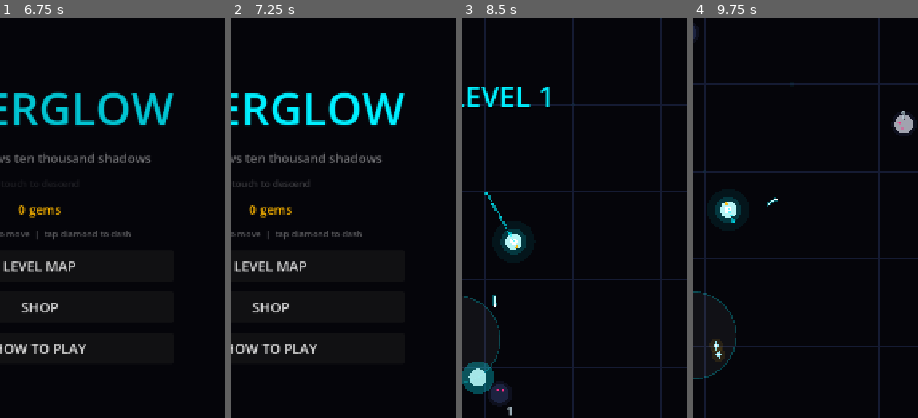
Above: before the commit, frames 1-4 (left to right).
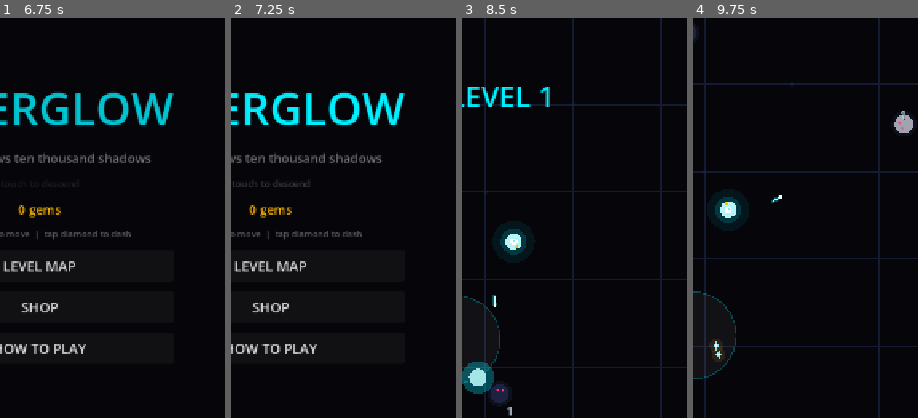
Above: after the commit, the same moments.

Repository: arvanidh/afterglow
Game: Godot game, scene res://scenes/boot.tscn
The game is run twice, just before and just after one commit, with the same random seed, the same clock (stepped at 60 frames per second) and the same inputs.
Inputs (mouse positions are % of the whole screen's width and height, from its top left):
- Up to frame 1 (6.75 s): click "LEVEL MAP" at 0.5 s; click "SHOP" at 1.25 s; click "LEVEL MAP" at 2 s; click "SHOP" at 2.75 s; click "LEVEL MAP" at 3.5 s; click "SHOP" at 4.25 s; click "BACK" at 5 s; click "HOW TO PLAY" at 5.75 s; click "GOT IT" at 6.5 s
- Up to frame 2 (7.25 s): no input
- Up to frame 3 (8.5 s): tap Enter at 7.25 s; move the mouse to (72, 45) at 7.27 s; click (72, 45) at 7.42 s; drag from (30, 55) to (45, 70) at 8.02 s
- Up to frame 4 (9.75 s): move the mouse to (60, 28) at 8.77 s; click (60, 28) at 8.92 s; drag from (45, 70) to (20, 35) at 9.52 s
The pictures show only the part of the screen within x 41-91%, y 25-75%; the shares and areas given below are measured in that part.

Frames 1-2 are identical in both runs. In frame 3, 0.1% of the frame differs, in the area x 9-23%, y 43-56%; in frame 4, less than 0.1%.

Commit message:
v0.0.16: shooting speed fix + more powerups + combo fire rate + new SPEED powerup
- Fix: weapon cooldown resets to 0 on level start (no more slow first shot)
- Fix: overdrive boost given on level clear (shooting stays fast between levels)
- Powerup spawns: 3-7s (was 6-12s) — way more drops during gameplay
- Kill drops: 18% orb chance (was 8%), 6% crate chance (was 3%)
- Combo fire rate bonus: +10% per 5 kills, up to +50% at 25 streak
- New SPEED powerup (green lightning): 5s fire rate boost
- Enhanced dash trail: 48 particles, brighter, larger during dash
- Random orb pool: OVERDRIVE 30%, SHIELD 25%, MAGNET 25%, SPEED 20%

🤖 Generated with Codebuff
Co-Authored-By: Codebuff <noreply@codebuff.com>

Diff:
--- a/game/scenes/actors/player.gd
+++ b/game/scenes/actors/player.gd
@@ -105,6 +105,17 @@
 		var vel := move_dir * SPEED * float(mods["speed_mult"]) + _knockback
 		position += vel * delta
 	_knockback = _knockback.move_toward(Vector2.ZERO, 900.0 * delta)
+	# Enhanced trail during dash — more particles, brighter
+	if dashing:
+		_trail.amount = 48
+		_trail.initial_velocity_max = 40.0
+		_trail.scale_amount_max = 7.0
+		_trail.color = Color(0.0, 0.94, 1.0, 0.85)
+	else:
+		_trail.amount = 32
+		_trail.initial_velocity_max = 22.0
+		_trail.scale_amount_max = 5.0
+		_trail.color = Color(0.0, 0.94, 1.0, 0.6)
 	_trail.emitting = move_dir.length_squared() > 0.01 or dashing
 	queue_redraw()
 
--- a/game/scenes/arena.gd
+++ b/game/scenes/arena.gd
@@ -178,10 +178,10 @@
 	if _spawn_timer <= 0.0 and not _spawn_queue.is_empty():
 		_spawn_timer = clampf(0.55 - level * 0.03, 0.15, 0.55)
 		_spawn_one(_spawn_queue.pop_back())
-	# Periodic random powerup spawn on screen
+	# Periodic random powerup spawn on screen — faster as levels increase
 	_powerup_timer -= delta
 	if _powerup_timer <= 0.0 and not _ending:
-		_powerup_timer = randf_range(6.0, 12.0)
+		_powerup_timer = randf_range(3.0, 7.0)
 		var angle := rng.randf() * TAU
 		var dist := randf_range(200.0, 350.0)
 		var drop_pos := player.global_position + Vector2.from_angle(angle) * dist
@@ -233,6 +233,11 @@
 	_acquire_pickup().spawn(_random_orb_kind(), player.global_position + Vector2.from_angle(rng.randf() * TAU) * 70.0)
 	RunState.add_gems(2)
 	hud.spawn_float(player.global_position, "+2 GEMS", Color(1.0, 0.72, 0.0))
+	# Give overdrive boost so shooting stays fast after level clear
+	apply_overdrive(4.0)
+	# Reset weapon cooldown so first shot fires instantly in new level
+	if weapon != null:
+		weapon._cd = 0.0
 
 
 func remaining_count() -> int:
@@ -409,9 +414,11 @@
 	RunState.run_time += delta if not _ending else 0.0
 	_overdrive_left = maxf(0.0, _overdrive_left - delta)
 	var od := 1.85 if _overdrive_left > 0.0 else 1.0
-	# Always reset rate_scale — prevents drift from overdrive expiry
+	# Combo fire rate bonus: +10% per 5 kills, up to +50% at 25 streak
+	var combo_bonus := 1.0 + clampf(float(streak) / 50.0, 0.0, 0.5)
+	var total_rate := od * combo_bonus
 	if weapon != null:
-		weapon.rate_scale = od
+		weapon.rate_scale = total_rate
 	if _overdrive_left > 0.0:
 		hud.set_powerup("OVERDRIVE %ds" % ceili(_overdrive_left))
 	elif hud.powerup_label.text != "":
@@ -633,14 +640,14 @@
 	elif e.elite:
 		RunState.add_gems(2)
 		hud.spawn_float(e.global_position, "+2 GEMS", Color(1.0, 0.72, 0.0))
-	# drops: elites always pay out; normal shadows rarely
+	# drops: elites always pay out; normal shadows drop more often
 	if e.elite:
-		_acquire_pickup().spawn(Pickup.Kind.CRATE if rng.randf() < 0.35 else _random_orb_kind(), e.global_position)
+		_acquire_pickup().spawn(Pickup.Kind.CRATE if rng.randf() < 0.4 else _random_orb_kind(), e.global_position)
 	else:
 		var r := rng.randf()
-		if r < 0.03:
+		if r < 0.06:
 			_acquire_pickup().spawn(Pickup.Kind.CRATE, e.global_position)
-		elif r < 0.08:
+		elif r < 0.18:
 			_acquire_pickup().spawn(_random_orb_kind(), e.global_position)
 	enemies.erase(e)
 	e.release()
@@ -650,7 +657,15 @@
 
 
 func _random_orb_kind() -> Pickup.Kind:
-	return [Pickup.Kind.OVERDRIVE, Pickup.Kind.SHIELD, Pickup.Kind.MAGNET][rng.randi_range(0, 2)] as Pickup.Kind
+	var roll := rng.randf()
+	if roll < 0.30:
+		return Pickup.Kind.OVERDRIVE
+	elif roll < 0.55:
+		return Pickup.Kind.SHIELD
+	elif roll < 0.80:
+		return Pickup.Kind.MAGNET
+	else:
+		return Pickup.Kind.SPEED
 
 
 func acquire_bolt() -> PulseBolt:
--- a/game/scenes/objects/pickup.gd
+++ b/game/scenes/objects/pickup.gd
@@ -3,7 +3,7 @@
 ## Drops from shadows and level clears. Crates swap your gun; orbs grant a
 ## timed or instant powerup. Walk over to collect.
 
-enum Kind { CRATE, OVERDRIVE, SHIELD, MAGNET }
+enum Kind { CRATE, OVERDRIVE, SHIELD, MAGNET, SPEED }
 
 const LIFE := 20.0
 const COLLECT_RANGE := 26.0
@@ -13,6 +13,7 @@
 	Kind.OVERDRIVE: Color(1.0, 0.18, 0.53),
 	Kind.SHIELD: Color(0.75, 1.0, 1.0),
 	Kind.MAGNET: Color(1.0, 0.72, 0.0),
+	Kind.SPEED: Color(0.3, 1.0, 0.5),
 }
 
 var kind := Kind.CRATE
@@ -63,6 +64,8 @@
 			arena.hud.refresh_hp(arena.player.effective_max_hp())
 		Kind.MAGNET:
 			arena.vacuum_all_motes()
+		Kind.SPEED:
+			arena.apply_overdrive(5.0)
 	release()
 
 
@@ -79,6 +82,13 @@
 		draw_polyline(pts + PackedVector2Array([pts[0]]), col, 2.5)
 		draw_line(pts[0], pts[2], Color(col.r, col.g, col.b, 0.5), 1.5)
 		draw_line(pts[1], pts[3], Color(col.r, col.g, col.b, 0.5), 1.5)
+	elif kind == Kind.SPEED:
+		# Lightning bolt icon
+		var pts := PackedVector2Array([
+			Vector2(-4, -12), Vector2(2, -2), Vector2(-1, -2),
+			Vector2(4, 12), Vector2(-2, 2), Vector2(1, 2),
+		])
+		draw_colored_polygon(pts, col)
 	else:
 		draw_circle(Vector2.ZERO, 9.0, Color(col.r, col.g, col.b, 0.85))
 		draw_circle(Vector2.ZERO, 4.0, Color.WHITE)
